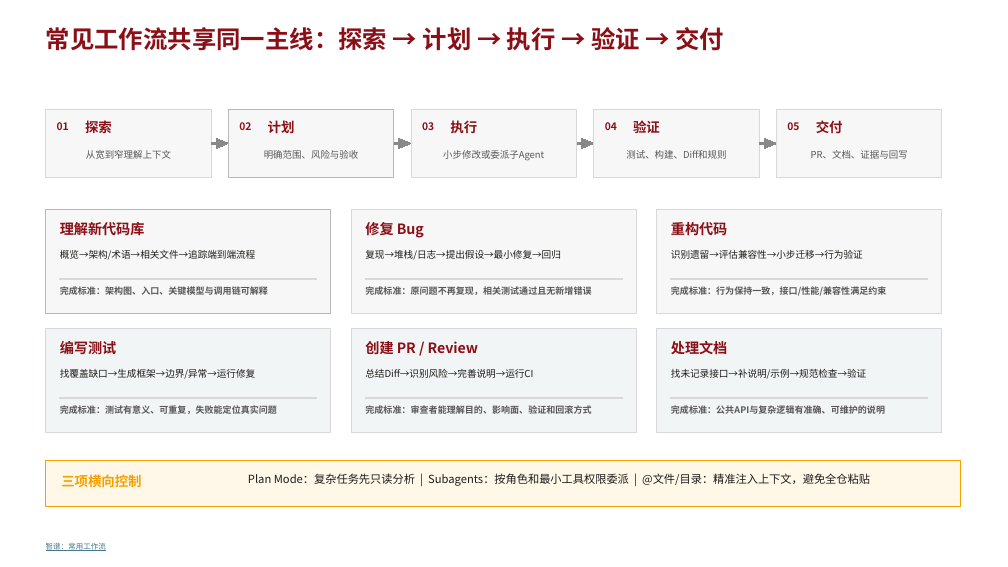
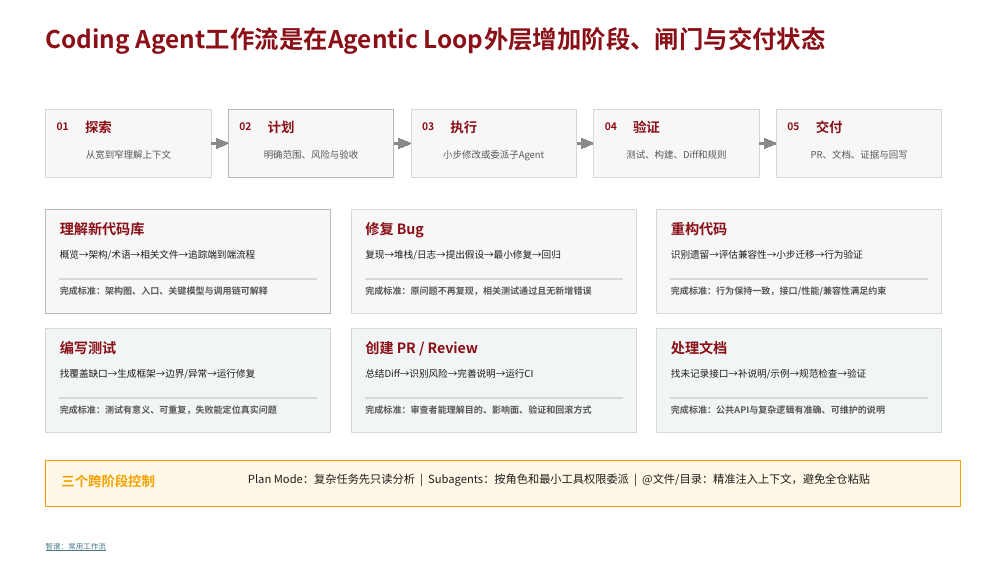
Before and after one commit to peter-liu1997/ai-solution-reports, a slide deck: slide 4 of AI-Coding-工具能力赋能-16页华为企业方案风格版.pptx. Drawn at 1008x567 pixels with LibreOffice and Linux fonts; fonts in the diff are those of the drawing. Boxes give left, top, right and bottom in pixels: in the first picture for what was removed or moved away, otherwise in the second. Text is boxed around its words. In the diff, an @@ line names an element or a change of style, - is before the commit and + after.

```diff
--- a/AI-Coding-工具能力赋能-16页华为企业方案风格版.pptx
+++ b/AI-Coding-工具能力赋能-16页华为企业方案风格版.pptx
@@ text at <box>46,27,826,54</box>: text changed @@
-常见工作流共享同一主线：探索 → 计划 → 执行 → 验证 → 交付
+Coding Agent工作流是在Agentic Loop外层增加阶段、闸门与交付状态
@@ text at <box>61,474,155,488</box>: text changed @@
-三项横向控制
+三个跨阶段控制
```
Also in this commit, not shown: 9 other slides changed, 2 slides added, 2 slides removed.
